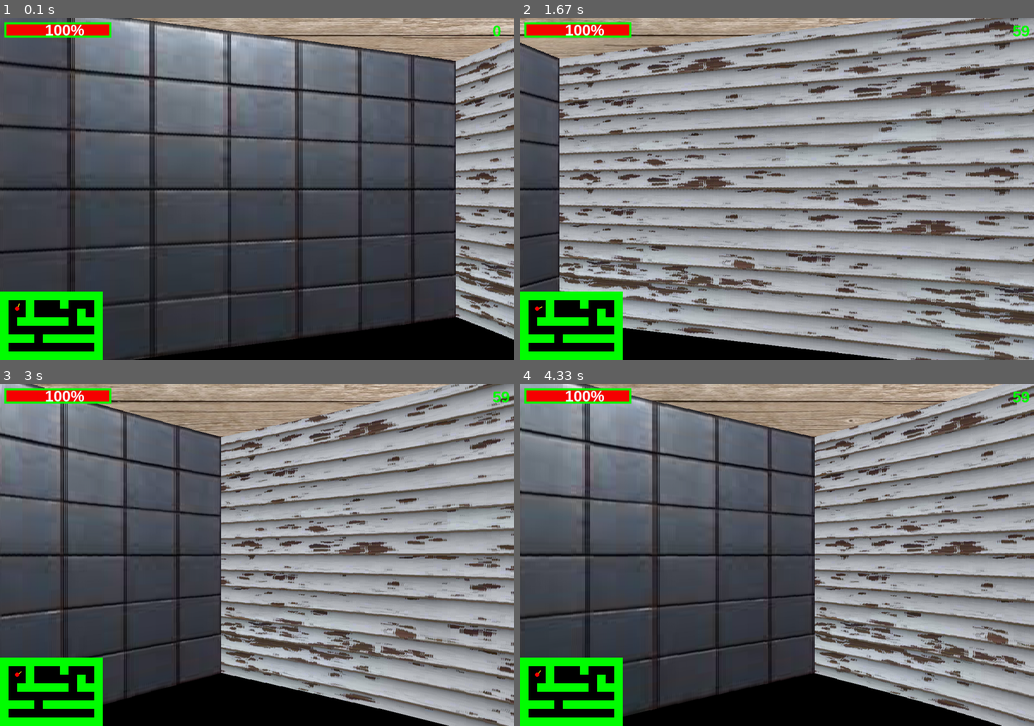
Above: before the commit, frames 1-4 (two rows, left to right).
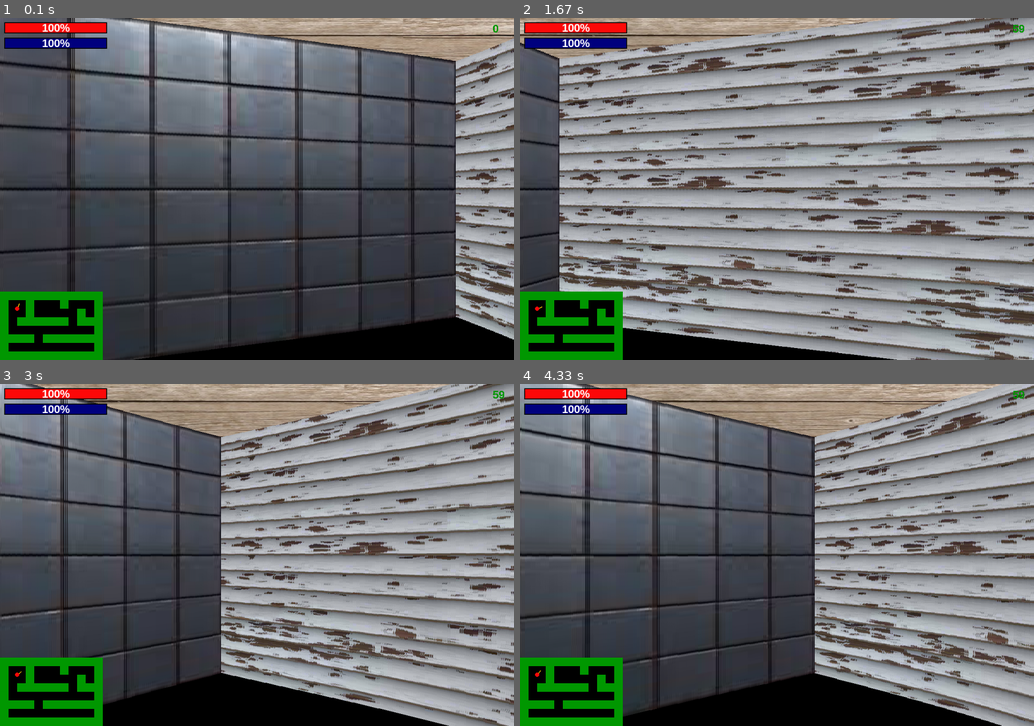
Above: after the commit, the same moments.

Repository: LorezV/pygame-evill-stuff
Game: pygame game, started from main.py
Two runs of this game, one before a commit and one after it. Both use one fixed random seed, a clock stepped at 60 frames per second and the inputs below.
Inputs (mouse positions are in pixels of both pictures, inside the frame that each line leads up to):
- Up to frame 1 (0.1 s): no input
- Up to frame 2 (1.67 s): hold Right 0.33-0.8 s; move the mouse to (756, 202) at 0.37 s; hold Right 0.83-1.3 s; move the mouse to (941, 178) at 0.87 s; hold Left from 1.33 s (still down); move the mouse to (653, 192) at 1.37 s
- Up to frame 3 (3 s): release Left at 1.87 s; hold Left 1.9-2.3 s; move the mouse to (97, 503) at 1.93 s; hold Right 2.33-2.97 s; move the mouse to (334, 435) at 2.37 s
- Up to frame 4 (4.33 s): hold Left 3-3.47 s; move the mouse to (838, 585) at 3.03 s; hold Right 3.5-3.97 s; move the mouse to (787, 438) at 3.53 s; hold Right from 4 s (still down); move the mouse to (591, 544) at 4.03 s

The runs differ from the first frame. In frame 1, 3.7% of the frame differs, in the area x 0-98%, y 1-100%; in frame 2, 3.8%, in the area x 0-100%, y 1-100%; in frame 3, 3.8%; in frame 4, 3.8%.

Commit message:
Добавил стамину, некоторые улучшения.

Diff:
--- a/modules/Drawer.py
+++ b/modules/Drawer.py
@@ -7,7 +7,7 @@
     def __init__(self, screen, screen_minimap):
         self.screen = screen
         self.screen_minimap = screen_minimap
-        self.font = pygame.font.SysFont('arial', 36, bold=True)
+        self.font = pygame.font.SysFont('arial', 26, bold=True)
         self.textures = {
             '2': pygame.image.load('data/textures/hospital.png').convert(),
             '1': pygame.image.load('data/textures/floor.png').convert(),
@@ -22,7 +22,7 @@
         self.screen_minimap.fill("black")
         map_x, map_y = player.x // MAP_SCALE, player.y // MAP_SCALE
         map_x_col, map_y_col = player.rect.x // MAP_SCALE, player.rect.y // MAP_SCALE
-        pygame.draw.line(self.screen_minimap, "yellow", (map_x, map_y),
+        pygame.draw.line(self.screen_minimap, YELLOW, (map_x, map_y),
                          (map_x + 12 * math.cos(player.angle),
                           map_y + 12 * math.sin(player.angle)), 2)
 
@@ -31,10 +31,10 @@
         # player.rect.x // MAP_SCALE, player.rect.y // MAP_SCALE, player.rect.width // MAP_SCALE,
         # player.rect.height // MAP_SCALE))
 
-        pygame.draw.circle(self.screen_minimap, "red",
+        pygame.draw.circle(self.screen_minimap, RED,
                            (int(map_x), int(map_y)), 5)
         for x, y in mini_map:
-            pygame.draw.rect(self.screen_minimap, "green",
+            pygame.draw.rect(self.screen_minimap, GREEN,
                              (x, y, MAP_TILE, MAP_TILE))
         self.screen.blit(self.screen_minimap, MAP_POS)
 
@@ -97,16 +97,26 @@
         self.screen.blit(self.textures['t'], (top_offset + WIDTH, 0))
         pygame.draw.rect(self.screen, BLACK,
                          (0, HALF_HEIGHT, WIDTH, HALF_HEIGHT))
+        pass
 
     def interface(self, player):
-        delta_x, delta_y = WIDTH // 5, HEIGHT // 30
-        margin = 10
-        padding = 5
-        pygame.draw.rect(self.screen, GREEN, (margin, margin, margin + delta_x, margin + delta_y))
-        pygame.draw.rect(self.screen, RED, (margin + padding, margin + padding, delta_x * player.health // 100, delta_y))
+        # Player health
+        pygame.draw.rect(self.screen, BLACK, (MARGIN, MARGIN, HEALTH_WIDTH, HEALTH_HEIGHT))
+        pygame.draw.rect(self.screen, RED, (
+            MARGIN + PADDING, MARGIN + PADDING, HEALTH_WIDTH * player.health // 100 - PADDING * 2,
+            HEALTH_HEIGHT - PADDING * 2))
         health_text = self.font.render(str(player.health) + "%", 1, WHITE)
-        self.screen.blit(health_text, ((delta_x // 2) - (self.font.get_height() // 2) + margin - padding,
-                                       (delta_y // 2) - (self.font.get_height() // 2) + margin + padding))
+        self.screen.blit(health_text, (HEALTH_TEXT_POS_X - health_text.get_width() // 2,
+                                       HEALTH_TEXT_POS_Y - health_text.get_height() // 2))
+
+        # Player stamina
+        pygame.draw.rect(self.screen, BLACK, (STAMINA_POS_X, STAMINA_POS_Y, STAMINA_WIDTH, STAMINA_HEIGHT))
+        pygame.draw.rect(self.screen, BLUE, (
+            STAMINA_POS_X + PADDING, STAMINA_POS_Y + PADDING, STAMINA_WIDTH * player.stamina // 100 - PADDING * 2,
+            STAMINA_HEIGHT - PADDING * 2))
+        stamina_text = self.font.render(str(player.stamina) + "%", 1, WHITE)
+        self.screen.blit(stamina_text, (STAMINA_TEXT_POS_X - stamina_text.get_width() // 2,
+                                       STAMINA_TEXT_POS_Y - stamina_text.get_height() // 2))
 
     def world(self, world_objects):
         for obj in sorted(world_objects, key=lambda x: x[0], reverse=True):
--- a/modules/Player.py
+++ b/modules/Player.py
@@ -14,6 +14,8 @@
         self.angle = PLAYER_ANGLE
 
         self.health = 100
+        self.stamina = 100
+        self.delta_stamina = 100
 
         # collision
         self.side = 50
@@ -35,6 +37,7 @@
         hit_indexes = next_rect.collidelistall(collision_objects)
 
         if len(hit_indexes):
+            self.on_player_collision_entered()
             delta_x, delta_y = 0, 0
             for hit_index in hit_indexes:
                 hit_rect = self.collision_list[hit_index]
@@ -56,13 +59,23 @@
         self.x += dx
         self.y += dy
 
+    def on_player_collision_entered(self):
+        pass
+
+    def check_value(self, value):
+        value = int(value)
+        if value > 100:
+            value = 100
+        elif value < 0:
+            value = 0
+
+        return value
+
     def set_health(self, health):
-        if health > 100:
-            health = 100
-        elif health < 0:
-            health = 0
+        self.health = self.check_value(health)
 
-        self.health = health
+    def set_stamina(self, stamina):
+        self.stamina = self.check_value(stamina)
 
     def movement(self):
         self.keys_control()
@@ -100,6 +113,13 @@
         if keys[pygame.K_SPACE]:
             self.set_health(25)
 
+        if keys[pygame.K_LSHIFT]:
+            self.player_speed = PLAYER_SPEED + 1
+            self.set_stamina(self.stamina - 2)
+        else:
+            self.player_speed = PLAYER_SPEED
+            self.set_stamina(self.stamina + 1)
+
     def mouse_control(self):
         if pygame.mouse.get_focused():
             difference = pygame.mouse.get_pos()[0] - HALF_WIDTH
--- a/modules/Settings.py
+++ b/modules/Settings.py
@@ -9,6 +9,16 @@
 MAP_SCALE = 5
 MAP_TILE = TILE // MAP_SCALE
 MAP_POS = (0, HEIGHT - HEIGHT // MAP_SCALE)
+
+#Interface settings
+MARGIN = 10
+PADDING = 2
+HEALTH_WIDTH, HEALTH_HEIGHT = WIDTH // 5, HEIGHT // 30
+HEALTH_TEXT_POS_X, HEALTH_TEXT_POS_Y = MARGIN + HEALTH_WIDTH // 2, MARGIN + HEALTH_HEIGHT // 2
+
+STAMINA_POS_X, STAMINA_POS_Y = MARGIN, HEALTH_HEIGHT + (MARGIN * 2)
+STAMINA_WIDTH, STAMINA_HEIGHT = HEALTH_WIDTH, HEALTH_HEIGHT
+STAMINA_TEXT_POS_X, STAMINA_TEXT_POS_Y = MARGIN + STAMINA_WIDTH // 2, STAMINA_POS_Y + STAMINA_HEIGHT // 2
 
 # ray casting settings
 FPS_POS = (WIDTH - 50, 10)
@@ -37,8 +47,7 @@
 # colors
 WHITE = (255, 255, 255)
 BLACK = (0, 0, 0)
-RED = (248, 0, 0)
-GREEN = (0, 255, 0)
-DARK_GREEN = (0, 153, 0)
+RED = (255, 10, 10)
+GREEN = (0, 153, 0)
 BLUE = (0, 0, 128)
 YELLOW = (255, 204, 0)
